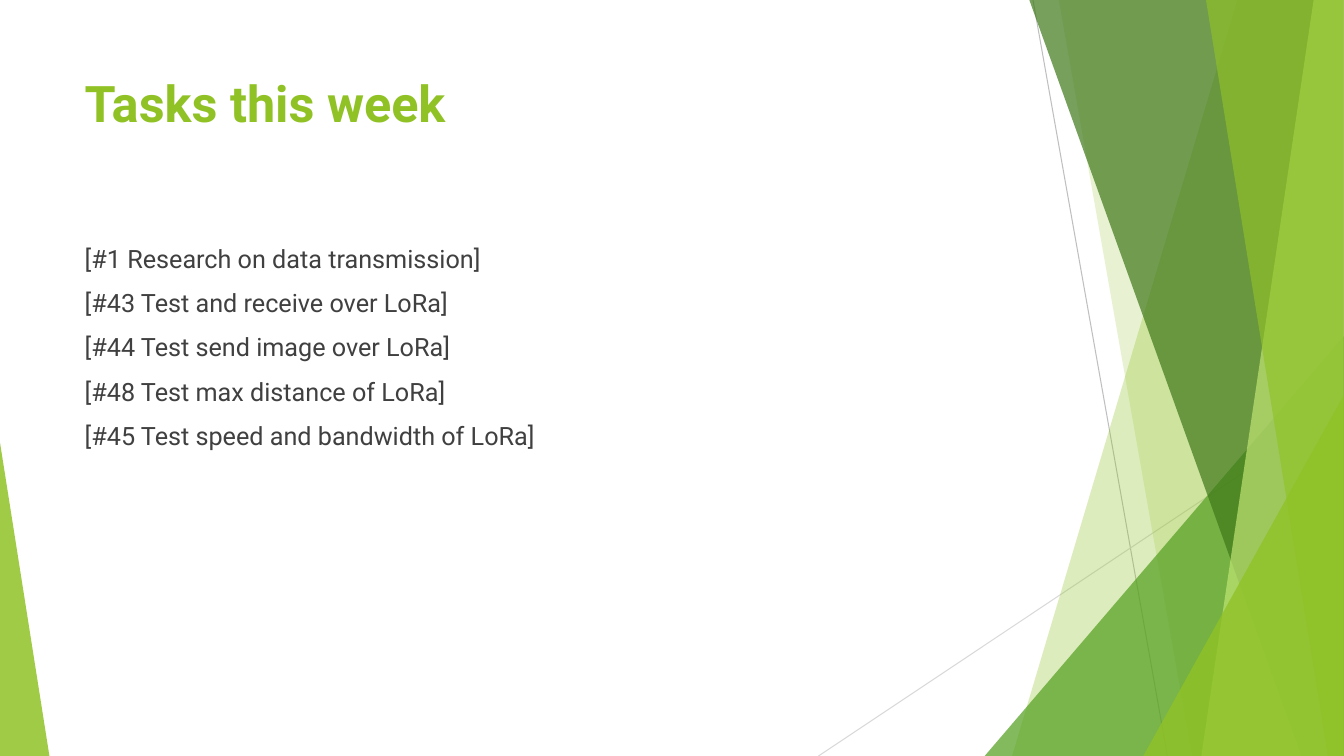
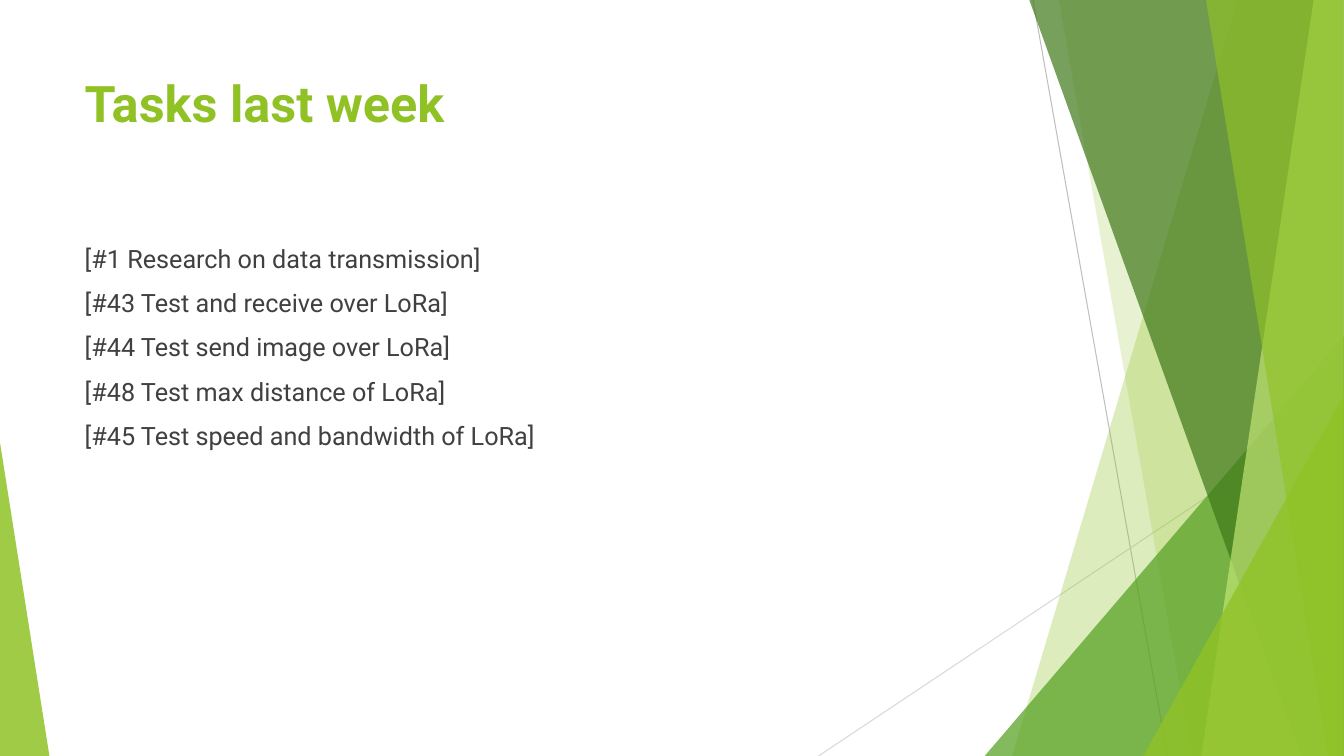
Before and after one commit to nakujaproject/internship2022, a slide deck: slide 5 of avionics/Week 1/Edwin Mwiti Week 1 progress report.pptx. Drawn at 1344x756 pixels with LibreOffice and Linux fonts; fonts in the diff are those of the drawing. Boxes give left, top, right and bottom in pixels: in the first picture for what was removed or moved away, otherwise in the second. Text is boxed around its words. In the diff, an @@ line names an element or a change of style, - is before the commit and + after.

Commit message:
added week 2 individual progress report

```diff
--- a/avionics/Week 1/Edwin Mwiti Week 1 progress report.pptx
+++ b/avionics/Week 1/Edwin Mwiti Week 1 progress report.pptx
@@ title at [85, 84, 444, 123]: text changed @@
-Tasks this week
+Tasks last week
```
Also in this commit, not shown: 1 other file.
